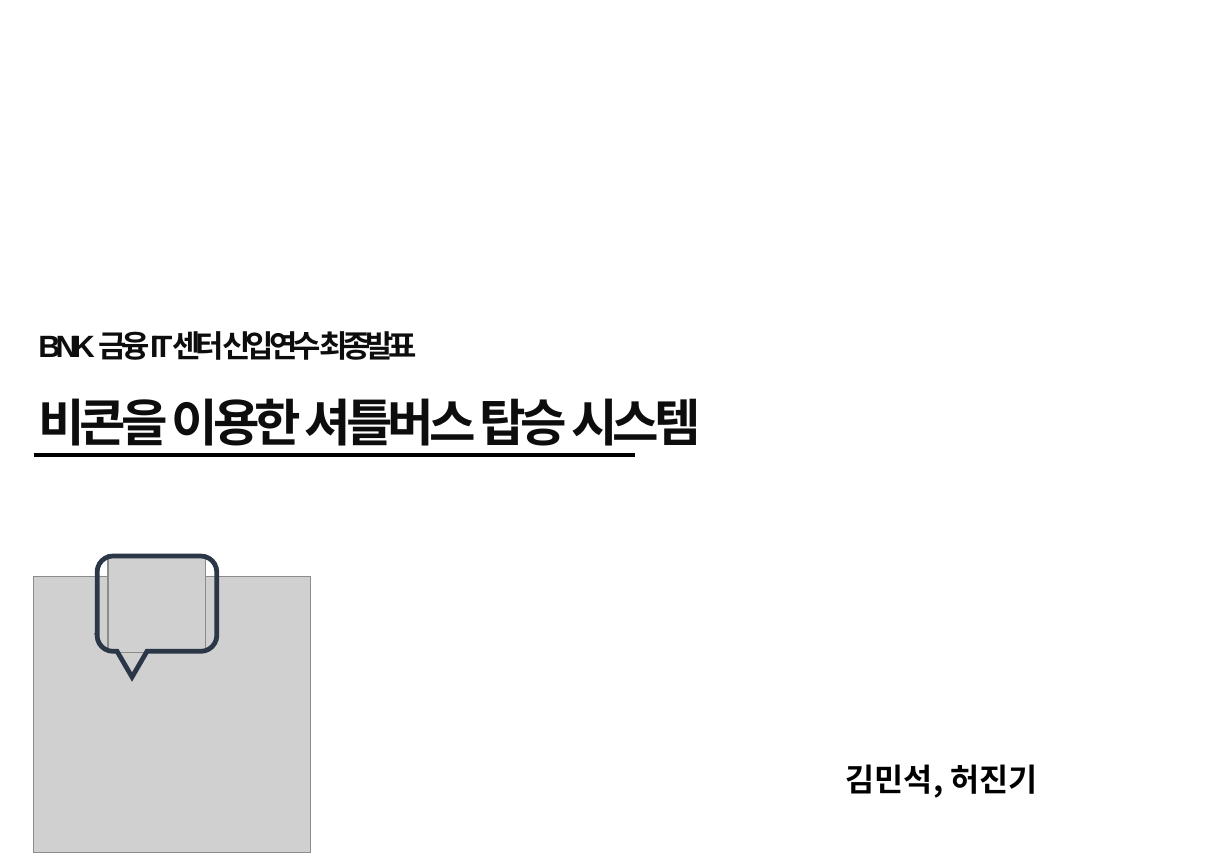
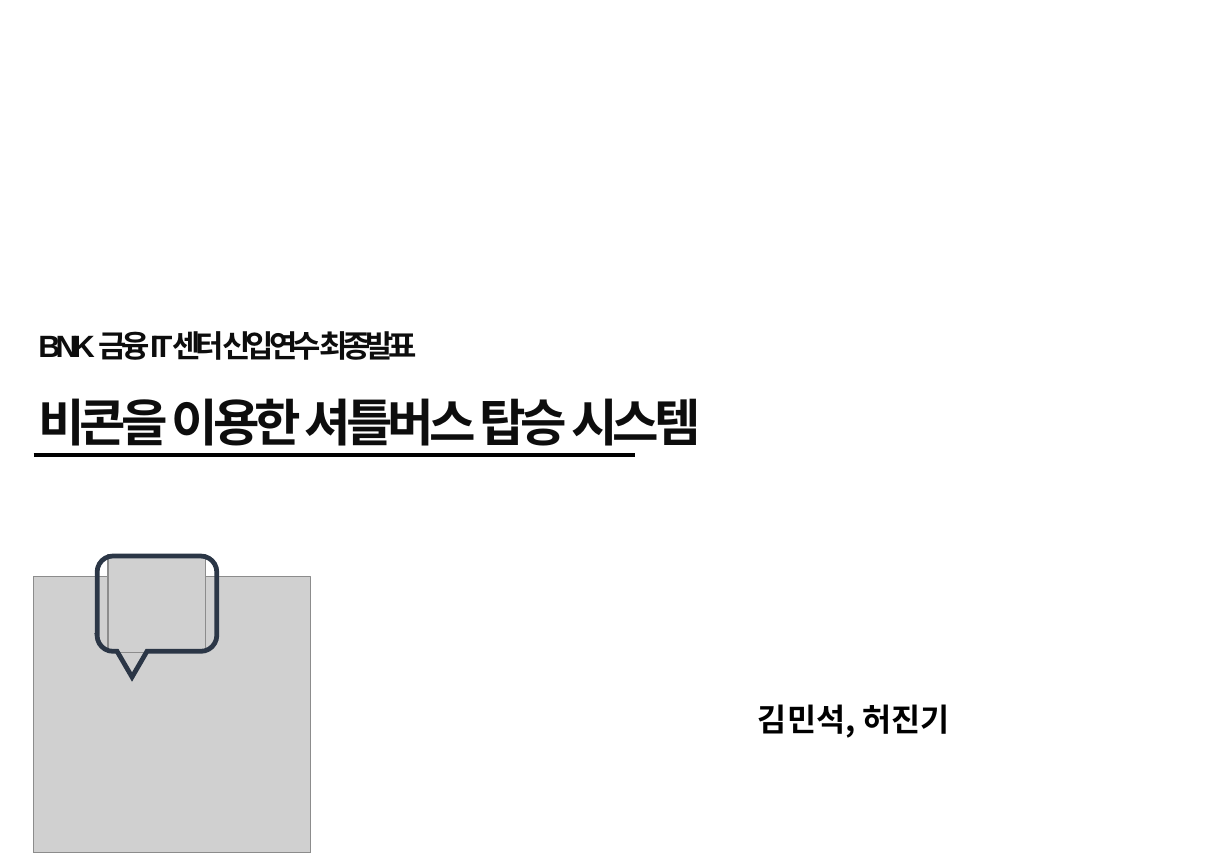
Before and after one commit to 201324549/BeaconProject, a slide deck: slide 1 of ShuttleBusFinalPresentation(v2.0).pptx. Drawn at 1232x853 pixels with LibreOffice and Linux fonts; fonts in the diff are those of the drawing; grey boxes stand for pictures; background and template pictures are left out. Boxes give left, top, right and bottom in pixels: in the first picture for what was removed or moved away, otherwise in the second. Text is boxed around its words. In the diff, an @@ line names an element or a change of style, - is before the commit and + after.

```diff
--- a/ShuttleBusFinalPresentation(v2.0).pptx
+++ b/ShuttleBusFinalPresentation(v2.0).pptx
@@ text "김민석, 허진기": place and size @@
-text "김민석, 허진기" at <box>846,764,1038,798</box>
+text "김민석, 허진기" at <box>758,704,950,738</box>
```
Also in this commit, not shown: 9 other slides changed.
